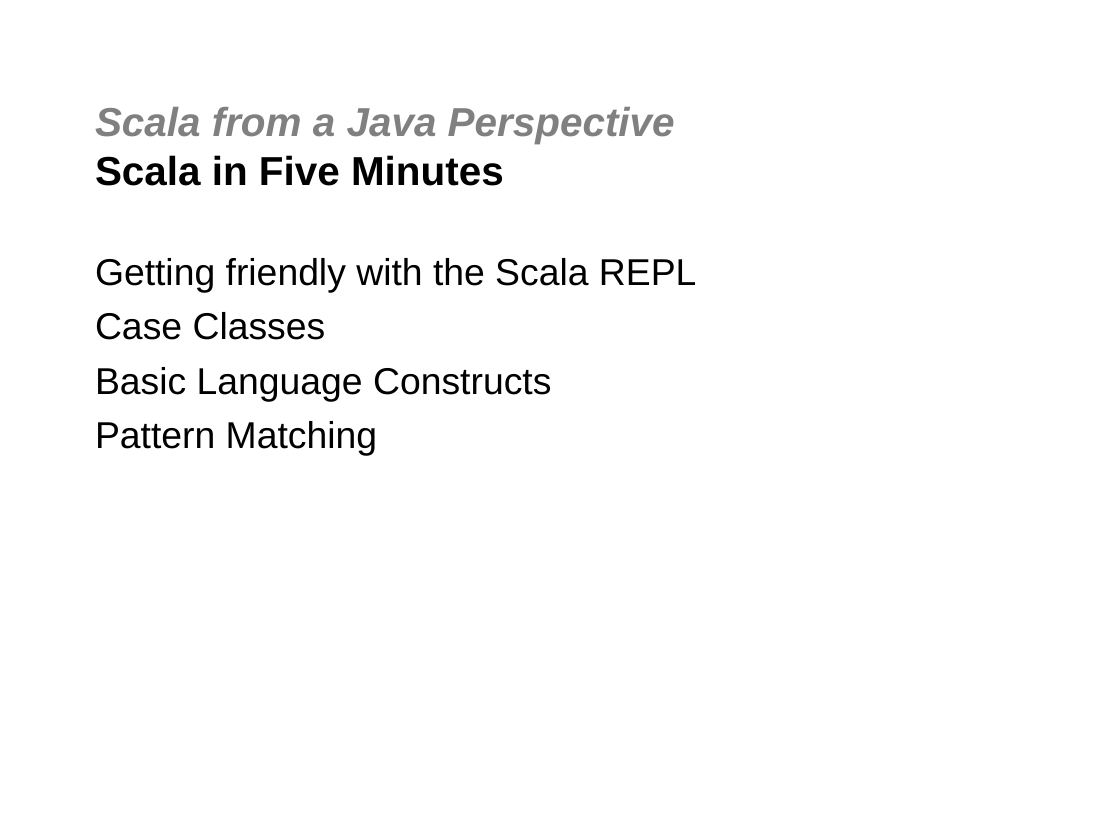
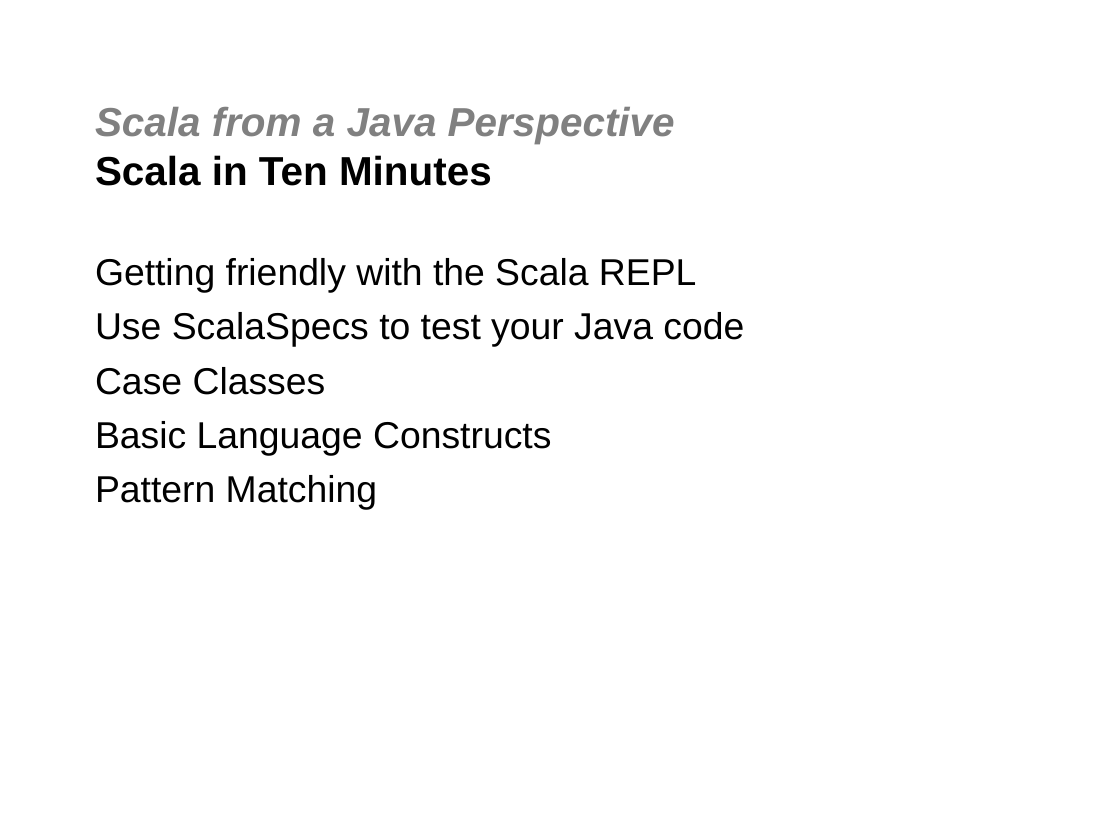
Before and after one commit to jgoodsen/agile2010, a slide deck: slide 8 of 03-scala.ppt. Drawn at 1120x840 pixels with LibreOffice and Linux fonts; fonts in the diff are those of the drawing; background and template pictures are left out. Boxes give left, top, right and bottom in pixels: in the first picture for what was removed or moved away, otherwise in the second. Text is boxed around its words. In the diff, an @@ line names an element or a change of style, - is before the commit and + after.

```diff
--- a/03-scala.ppt
+++ b/03-scala.ppt
@@ title at [95,107,675,186]: text changed @@
-Scala from a Java Perspective
-Scala in Five Minutes
+Scala from a Java Perspective
+Scala in Ten Minutes
@@ text at [95,312,744,347]: paragraph added @@
+Use ScalaSpecs to test your Java code
```
Also in this commit, not shown: 1 other slide changed, 1 slide added, 3 other files.
